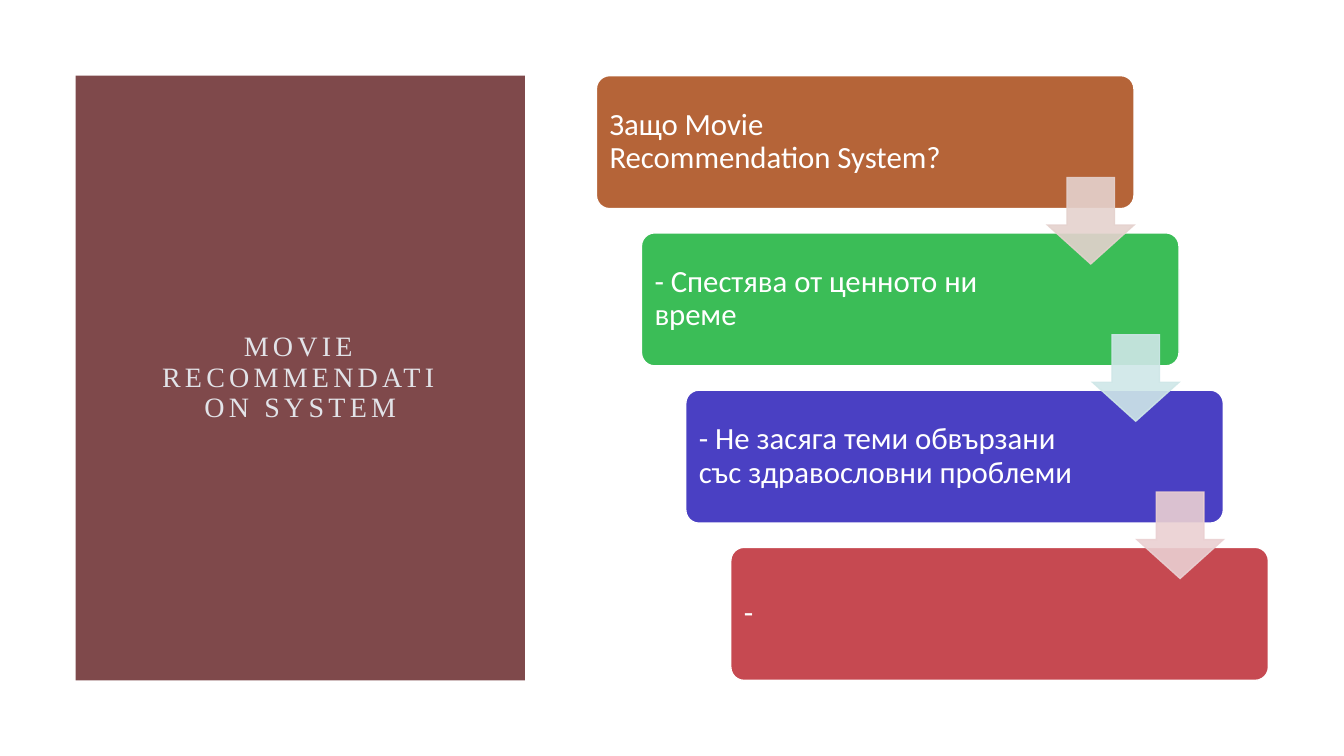
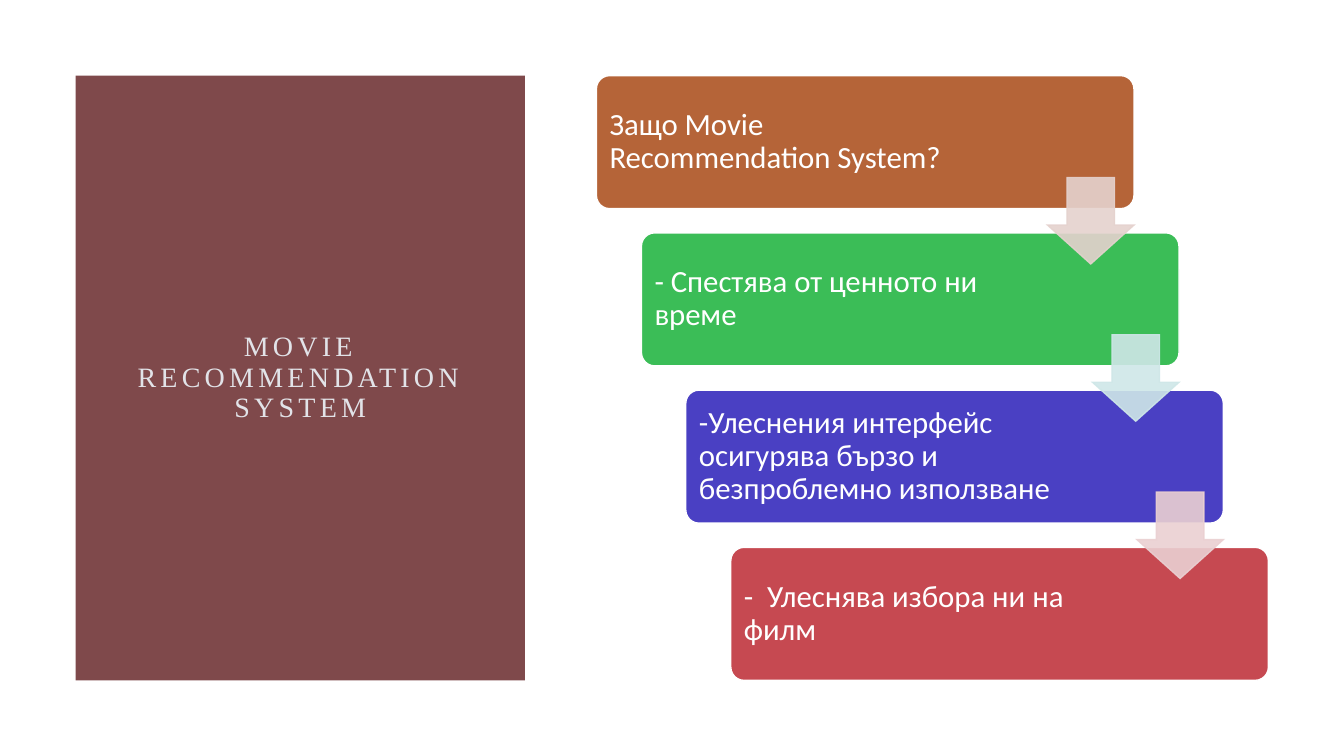
Before and after one commit to StanimirRaykov/MovieRecommendation, a slide deck: slide 2 of Презентация AI(недовършена).pptx. Drawn at 1344x756 pixels with LibreOffice and Linux fonts; fonts in the diff are those of the drawing. Boxes give left, top, right and bottom in pixels: in the first picture for what was removed or moved away, otherwise in the second. Text is boxed around its words. In the diff, an @@ line names an element or a change of style, - is before the commit and + after.

```diff
--- a/Презентация AI(недовършена).pptx
+++ b/Презентация AI(недовършена).pptx
@@ title "MOVIE RECOMMENDATION SYSTEM" rewrapped from (244, 337, 396, 418) to (234, 337, 366, 418) @@
@@ text at (699, 412, 1050, 504): text changed @@
-- Не засяга теми обвързани със здравословни проблеми
+-Улеснения интерфейс осигурява бързо и безпроблемно използване
@@ text removed at (735, 552, 1133, 677) @@
--
@@ text added at (744, 586, 1063, 645), 22 pt, text #FFFFFF @@
+- Улеснява избора ни на филм
```
Also in this commit, not shown: 2 slides added.
